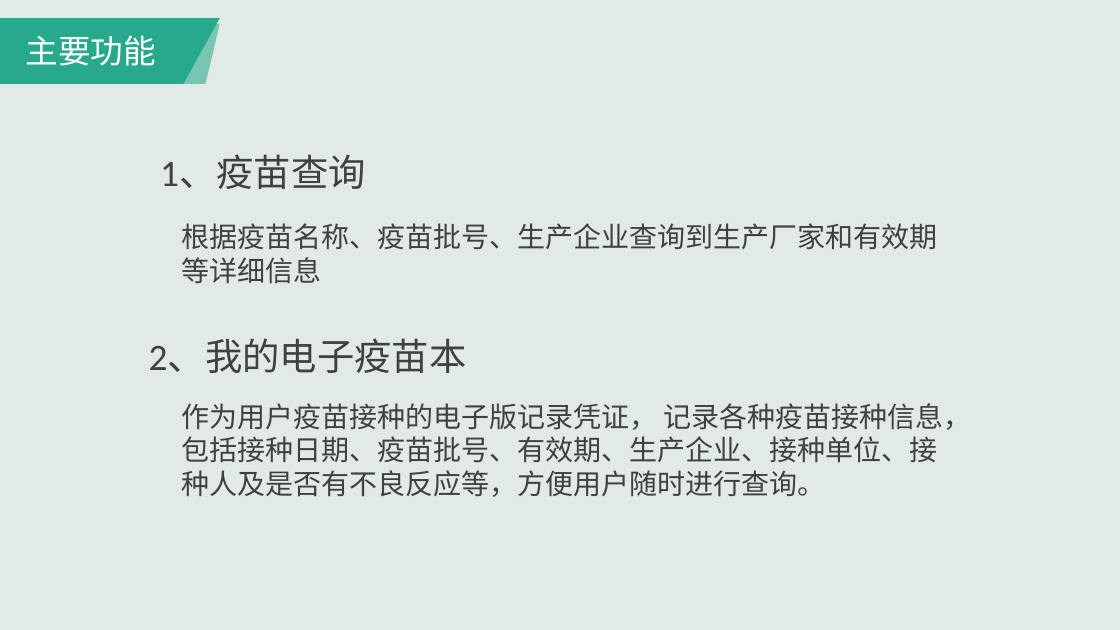
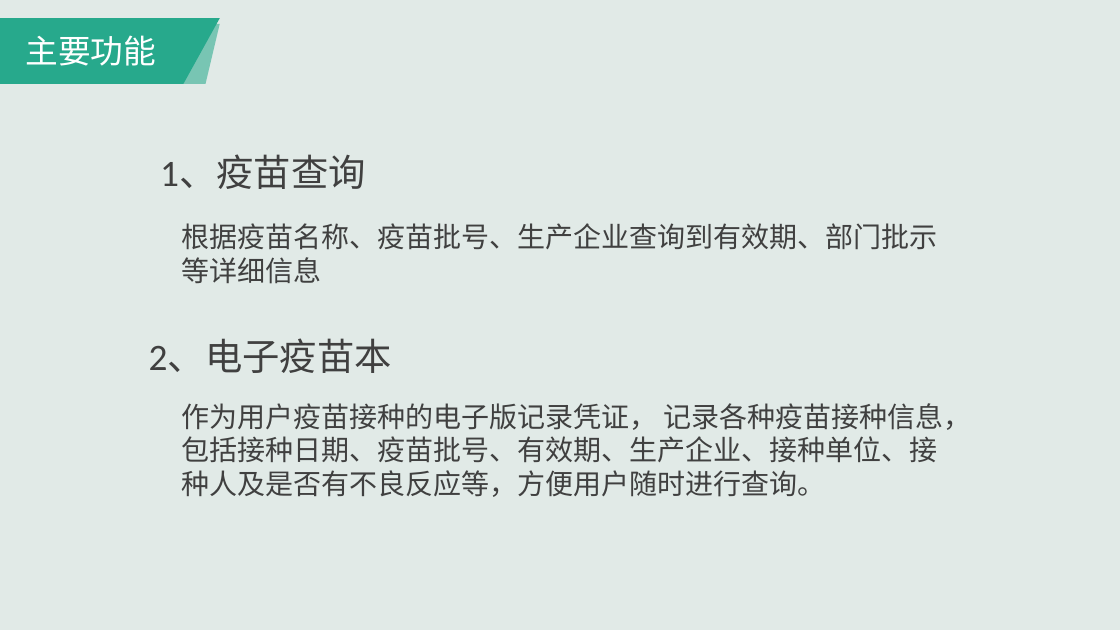
Before and after one commit to Super6-1/VACARE, a slide deck: slide 17 of VACARE产品发布会.pptx. Drawn at 1120x630 pixels with LibreOffice and Linux fonts; fonts in the diff are those of the drawing. Boxes give left, top, right and bottom in pixels: in the first picture for what was removed or moved away, otherwise in the second. Text is boxed around its words. In the diff, an @@ line names an element or a change of style, - is before the commit and + after.

```diff
--- a/VACARE产品发布会.pptx
+++ b/VACARE产品发布会.pptx
@@ text at <box>181,223,937,284</box>: text changed @@
-根据疫苗名称、疫苗批号、生产企业查询到生产厂家和有效期等详细信息
+根据疫苗名称、疫苗批号、生产企业查询到有效期、部门批示等详细信息
@@ text at <box>149,339,392,373</box>: text changed @@
-2、我的电子疫苗本
+2、电子疫苗本
```
Also in this commit, not shown: 8 other slides changed.
